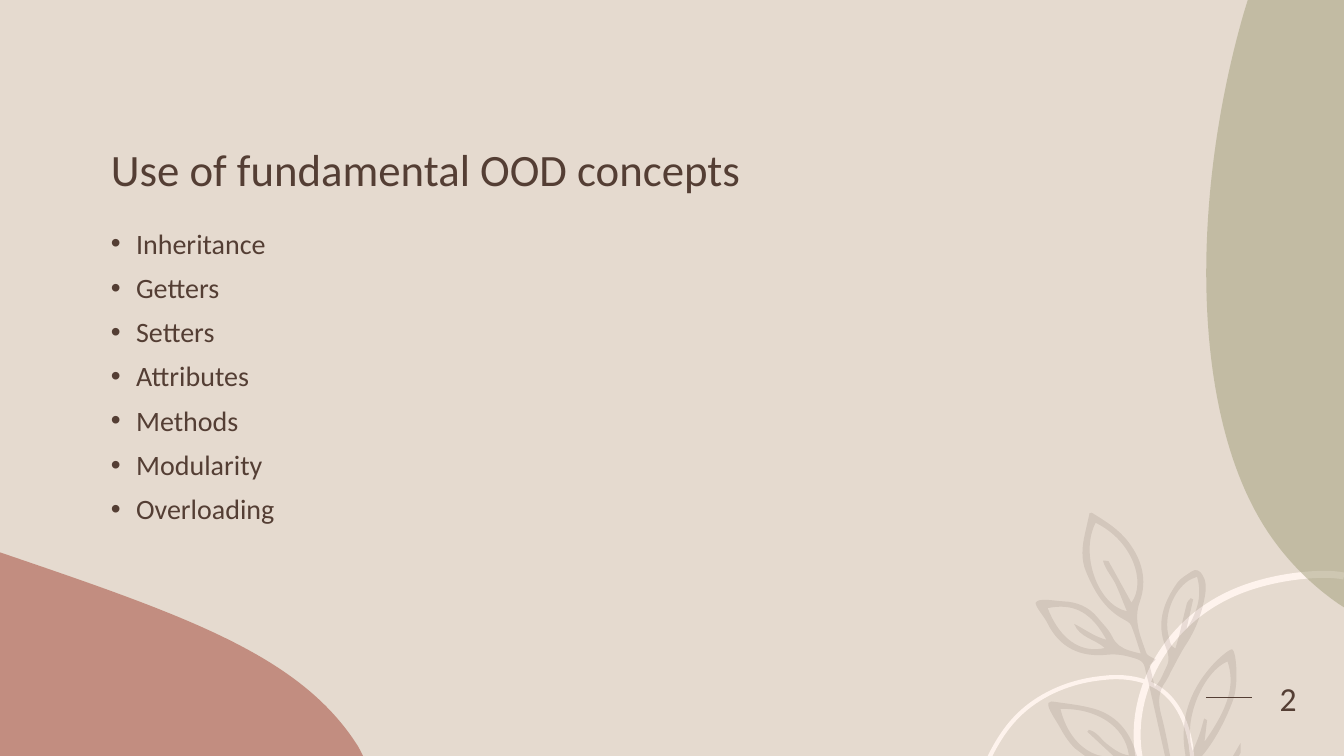
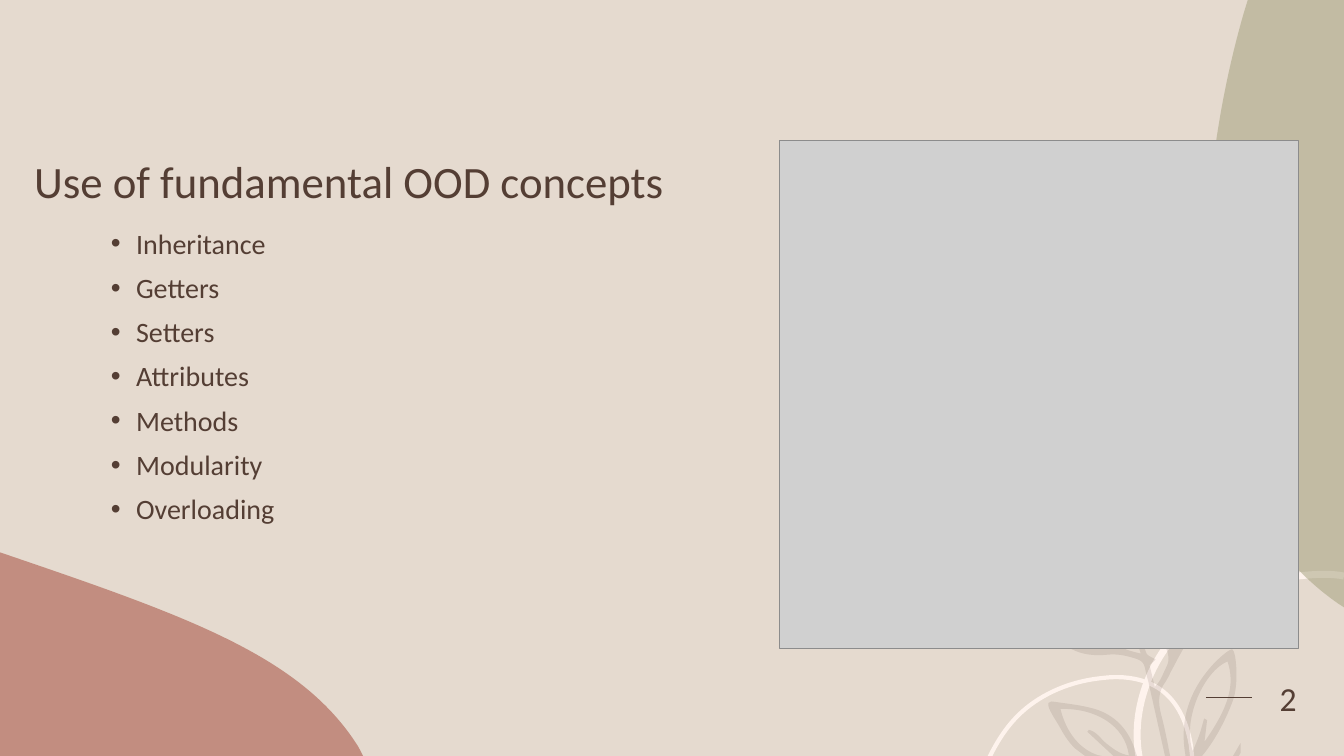
Before and after one commit to walkeredwards/OOP-FinalProject, a slide deck: slide 2 of The Game of Chess.pptx. Drawn at 1344x756 pixels with LibreOffice and Linux fonts; fonts in the diff are those of the drawing; grey boxes stand for pictures. Boxes give left, top, right and bottom in pixels: in the first picture for what was removed or moved away, otherwise in the second. Text is boxed around its words. In the diff, an @@ line names an element or a change of style, - is before the commit and + after.

Commit message:
powerpoint

```diff
--- a/The Game of Chess.pptx
+++ b/The Game of Chess.pptx
@@ title "Use of fundamental OOD concepts": place and size @@
-title "Use of fundamental OOD concepts" at (111, 155, 740, 193)
+title "Use of fundamental OOD concepts" at (34, 167, 663, 205)
@@ picture added at (779, 141, 1299, 648) @@
```
Also in this commit, not shown: 2 other files.
